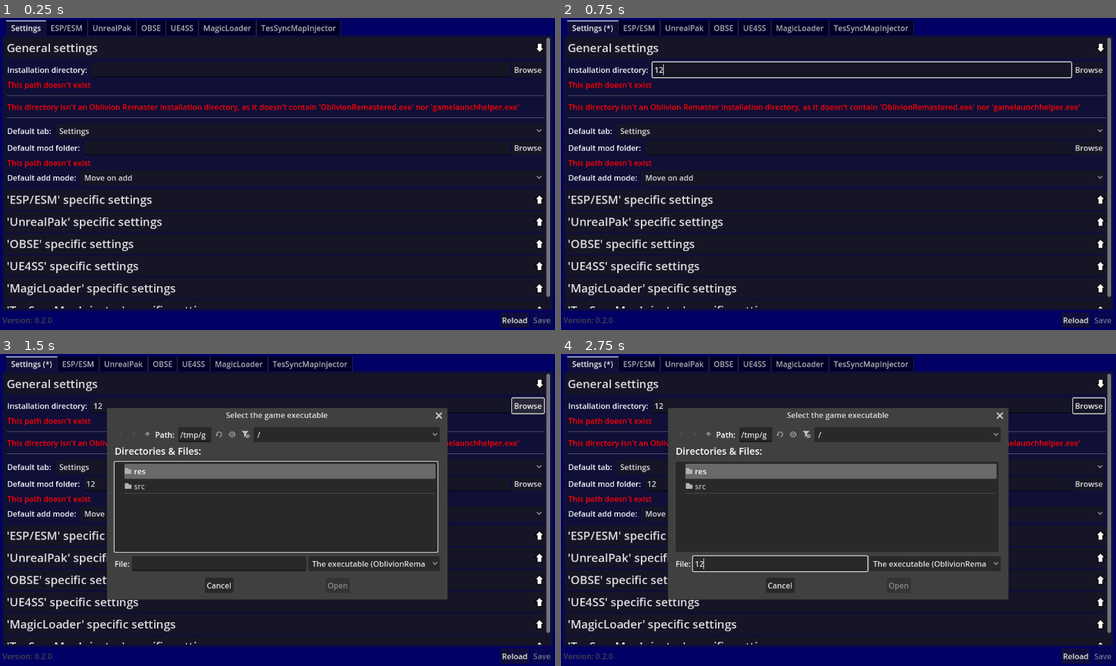
Above: before the commit, frames 1-4 (two rows, left to right).
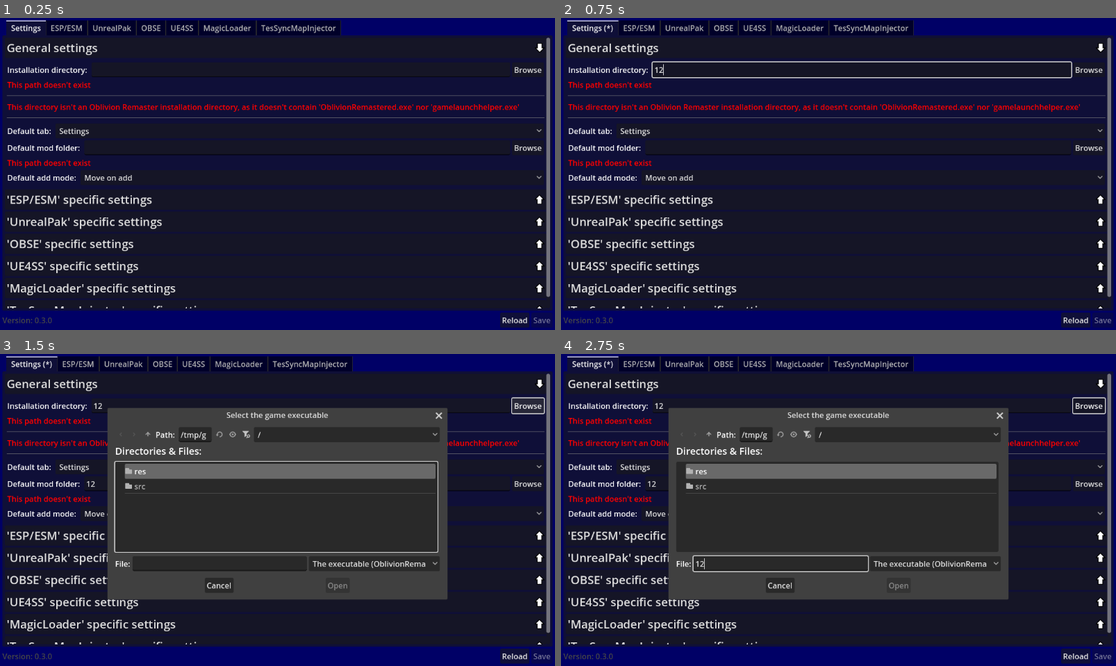
Above: after the commit, the same moments.

Repository: TheNamlessGuy/oblivion-remaster-mod-manager
Game: Godot game, scene res://src/components/main_window.tscn
Two runs of this game, one before a commit and one after it. Both use one fixed random seed, a clock stepped at 60 frames per second and the inputs below.
Inputs (mouse positions are in pixels of both pictures, inside the frame that each line leads up to):
- Up to frame 1 (0.25 s): no input
- Up to frame 2 (0.75 s): click (860, 71) at 0.52 s; type "12" at 0.6 s
- Up to frame 3 (1.5 s): click (299, 485) at 0.75 s; type "12" at 0.83 s; click "Browse" at 1.25 s
- Up to frame 4 (2.75 s): click (777, 563) at 2.02 s; type "12" at 2.1 s

The runs differ from the first frame. In frame 1, less than 0.1% of the frame differs, in the area x 7-9%, y 96-98%; in frame 2, less than 0.1%; in frame 3, 0.9%, in the area x 7-77%, y 17-98%; in frame 4, 0.9%.

Commit message:
release: 0.3.0
feat:
* Linux support (cannot run MagicLoader automatically yet!)
* TesSyncMapLoader support

internal:
* Restructured a lot. DRY and for ease of adding new mod types in the future

Diff:
--- a/project/src/components/main_window.tscn
+++ b/project/src/components/main_window.tscn
@@ -47,7 +47,7 @@
 
 [node name="VersionLabel" type="Label" parent="MarginContainer/WindowContent/ButtonContainer"]
 layout_mode = 2
-text = "Version: 0.2.0"
+text = "Version: 0.3.0"
 
 [node name="HSplitContainer" type="HSplitContainer" parent="MarginContainer/WindowContent/ButtonContainer"]
 layout_mode = 2
